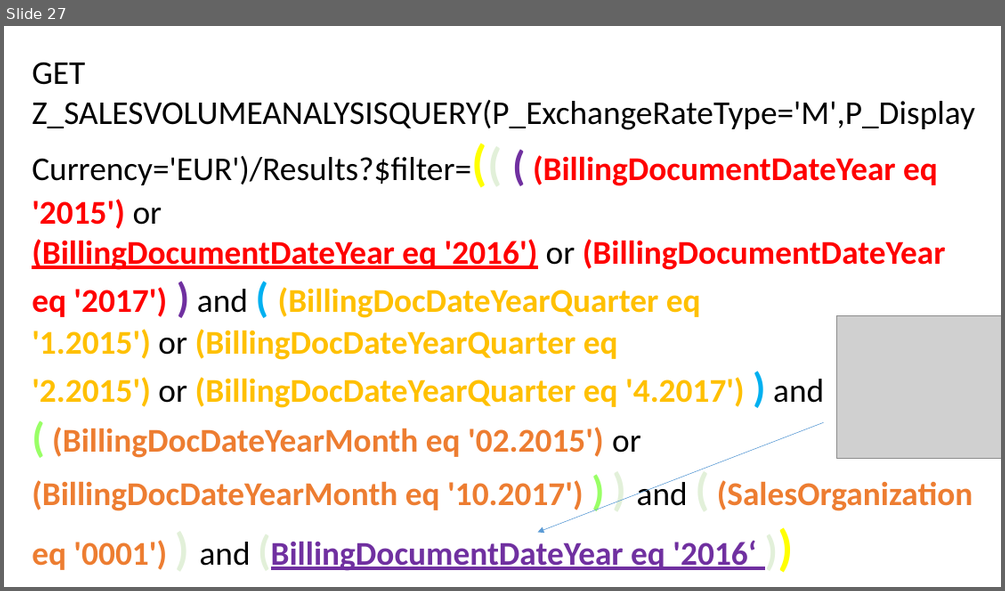
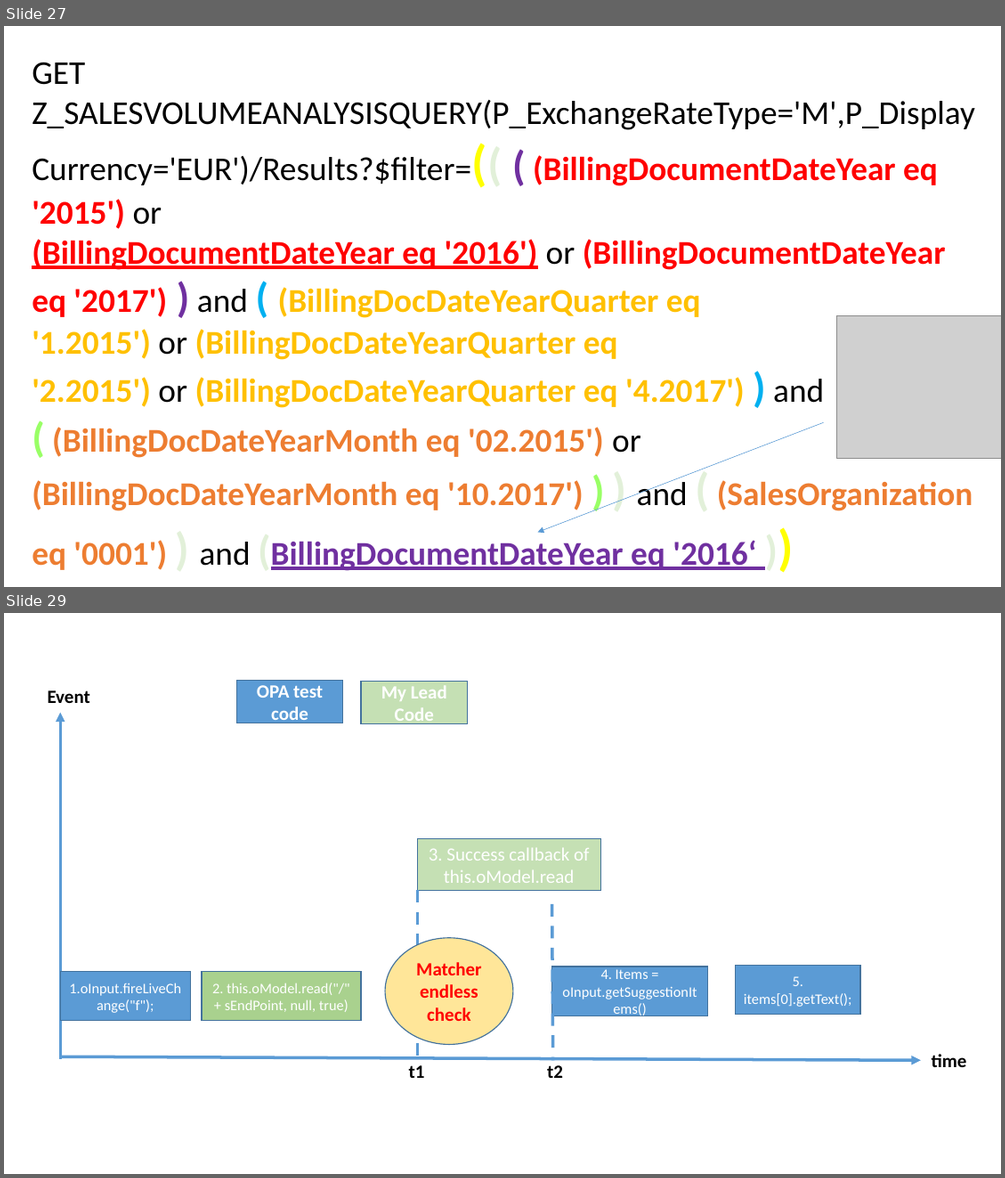
Before and after one commit to Aashish28/jerryslide, a slide deck: Jerry.pptx. Shown one above the other, each under a label of ours: slide 27 before the commit, slides 27 and 29 after it; the slides between them are not shown. The pictures are 1005x591 and 1005x1178 pixels, drawn with LibreOffice and Linux fonts; fonts in the diff are those of the drawing; grey boxes stand for pictures. Boxes give left, top, right and bottom in pixels: in the first picture for what was removed or moved away, otherwise in the second. Text is boxed around its words. In the diff, an @@ line names an element or a change of style, - is before the commit and + after.

```diff
--- a/Jerry.pptx
+++ b/Jerry.pptx
@@ slide 29 added at <box>4,613,1001,1174</box>, background #FFFFFF @@
@@ text added at <box>48,690,90,703</box>, 18 pt, text #000000, bold @@
+Event
@@ rectangle added at <box>236,681,343,723</box>, fill #5B9BD5, outline #43739E 1 pt, 18 pt, text #FFFFFF, bold @@
+OPA test code
@@ rectangle added at <box>361,681,467,723</box>, fill #C5E0B4, outline #43739E 1 pt, 18 pt, text #FFFFFF, bold @@
+My Lead Code
@@ arrow added from (60, 1059) to (60, 713), #5B9BD5 3 pt @@
@@ rectangle added at <box>418,839,600,890</box>, fill #C5E0B4, outline #43739E 1 pt, 18 pt, text #FFFFFF @@
+3. Success callback of this.oModel.read
@@ line added from (418, 891) to (418, 1059), #5B9BD5 3 pt dashed @@
@@ line added from (552, 904) to (553, 1060), #5B9BD5 3 pt dashed @@
@@ ellipse added at <box>386,938,513,1044</box>, fill #FFE699, outline #43739E 1 pt, 18 pt, text #FF0000, bold @@
+Matcher endless check
@@ rectangle added at <box>60,971,190,1021</box>, fill #5B9BD5, outline #43739E 1 pt, 14 pt, text #FFFFFF @@
+1.oInput.fireLiveChange("f");
@@ rectangle added at <box>202,971,361,1021</box>, fill #A9D18E, outline #43739E 1 pt, 14 pt, text #FFFFFF @@
+2. this.oModel.read("/" + sEndPoint, null, true)
@@ rectangle added at <box>552,966,708,1016</box>, fill #5B9BD5, outline #43739E 1 pt, 14 pt, text #FFFFFF @@
+4. Items = oInput.getSuggestionItems()
@@ rectangle added at <box>736,965,860,1014</box>, fill #5B9BD5, outline #43739E 1 pt, 14 pt, text #FFFFFF @@
+5. items[0].getText();
@@ arrow added from (60, 1056) to (921, 1060), #5B9BD5 3 pt @@
@@ text added at <box>409,1065,425,1078</box>, 18 pt, text #000000, bold @@
+t1
@@ text added at <box>547,1065,563,1078</box>, 18 pt, text #000000, bold @@
+t2
@@ text added at <box>931,1054,967,1067</box>, 18 pt, text #000000, bold @@
+time
```
Also in this commit, not shown: 1 other slide added.
